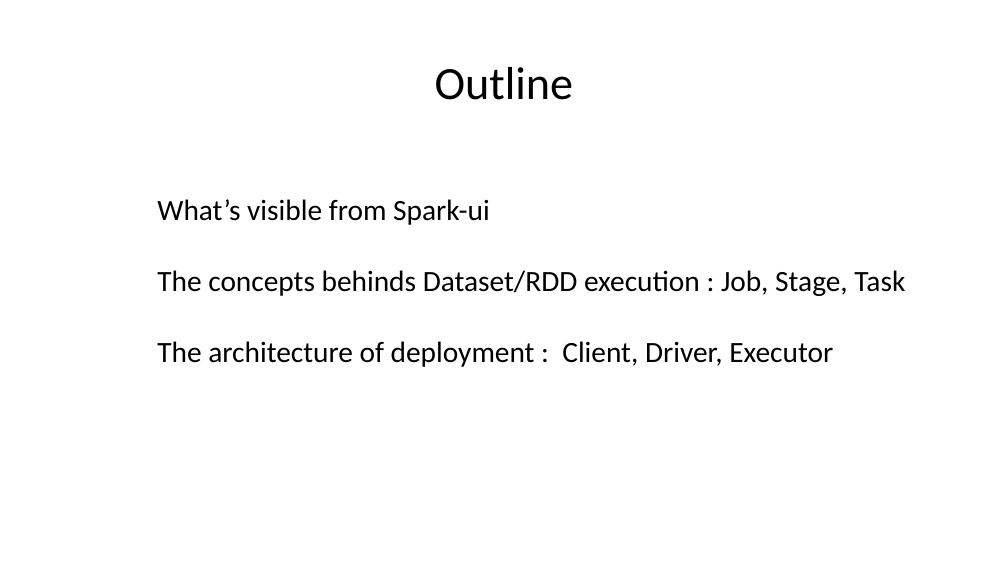
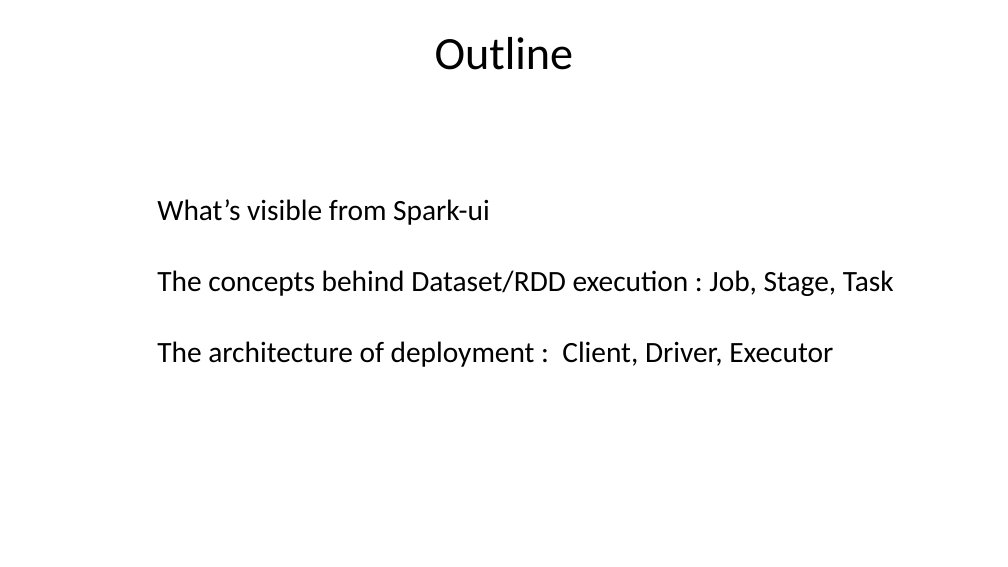
Before and after one commit to Arnaud-Nauwynck/presentations, a slide deck: slide 2 of pres-bigdata/12-sparkui-internals-plan-job-stage-task.pptx. Drawn at 1008x567 pixels with LibreOffice and Linux fonts; fonts in the diff are those of the drawing. Boxes give left, top, right and bottom in pixels: in the first picture for what was removed or moved away, otherwise in the second. Text is boxed around its words. In the diff, an @@ line names an element or a change of style, - is before the commit and + after.

```diff
--- a/pres-bigdata/12-sparkui-internals-plan-job-stage-task.pptx
+++ b/pres-bigdata/12-sparkui-internals-plan-job-stage-task.pptx
@@ title "Outline": place and size @@
-title "Outline" at <box>435,67,574,100</box>
+title "Outline" at <box>435,37,574,70</box>
@@ text at <box>157,270,894,296</box>: text changed @@
-The concepts behinds Dataset/RDD execution : Job, Stage, Task
+The concepts behind Dataset/RDD execution : Job, Stage, Task
```
Also in this commit, not shown: 24 other slides changed, 12 other files.
